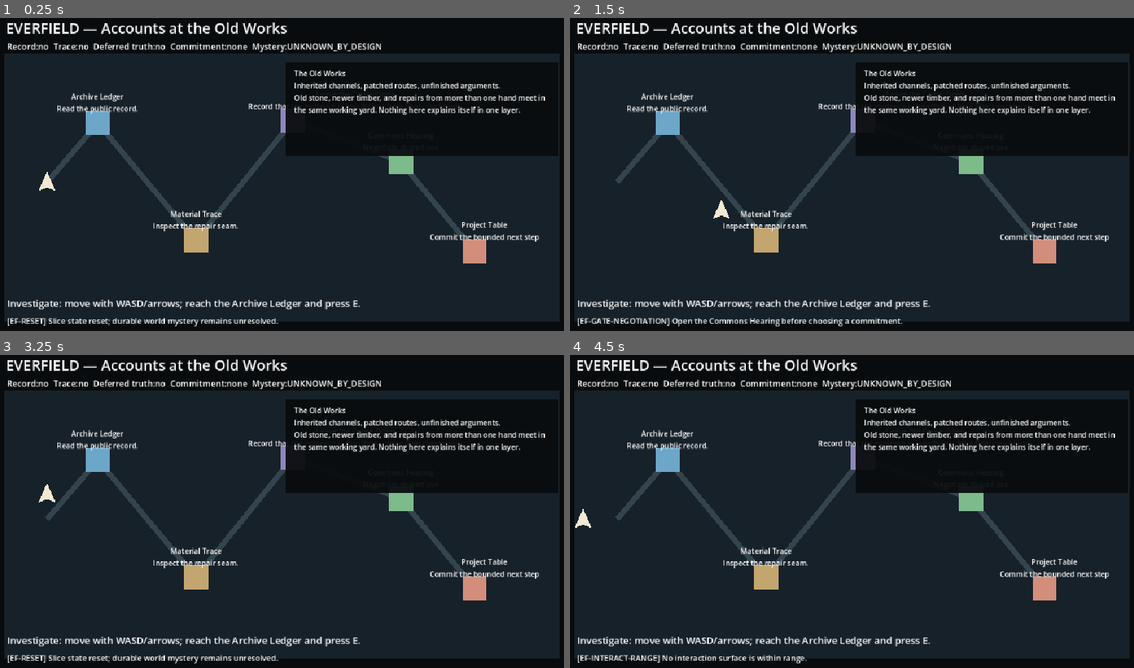
Above: before the commit, frames 1-4 (two rows, left to right).
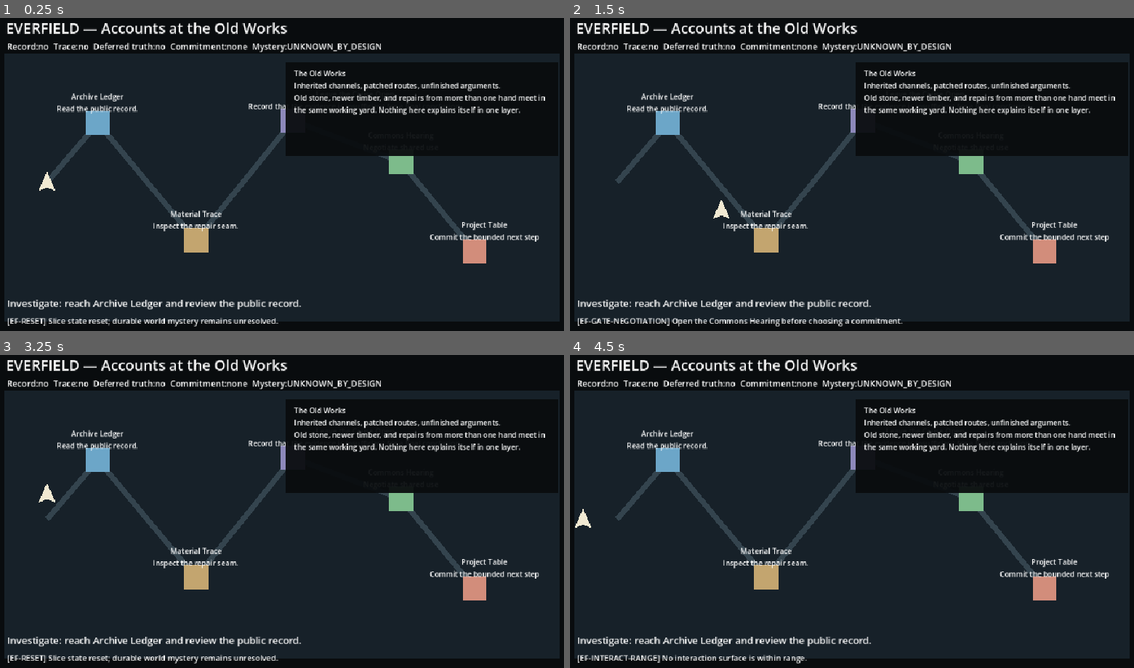
Above: after the commit, the same moments.

Repository: vokerg/everfield
Game: Godot game, scene res://main.tscn
Same seed, same stepped clock (60 frames per second), same inputs: the game is played once before the commit and once after it.
Inputs (mouse positions are in pixels of both pictures, inside the frame that each line leads up to):
- Up to frame 1 (0.25 s): no input
- Up to frame 2 (1.5 s): tap E at 0.5, 0.6, 1.25 s; move the mouse to (981, 155) at 0.52 s; hold D 0.53-1.28 s; click (981, 155) at 0.67 s; tap 1 at 0.8, 1.35 s; move the mouse to (733, 190) at 1.27 s; hold S from 1.28 s (still down)
- Up to frame 3 (3.25 s): tap 2 at 1.55, 2.1 s; move the mouse to (338, 436) at 2.02 s; release S at 2.03 s; hold D 2.03-2.78 s; tap 3 at 2.3, 2.85 s; move the mouse to (253, 574) at 2.77 s; hold W from 2.78 s (still down); click (253, 574) at 2.92 s; tap R at 3.05 s
- Up to frame 4 (4.5 s): move the mouse to (1026, 558) at 3.52 s; release W at 3.53 s; hold A from 3.53 s (still down); tap R at 3.6 s; tap E at 3.8, 4.25, 4.35 s; move the mouse to (677, 461) at 4.27 s

The runs differ from the first frame. In frame 1, 0.7% of the frame differs, in the area x 12-64%, y 90-94%; in frame 2, 0.7%; in frame 3, 0.7%; in frame 4, 0.7%.

Commit message:
[PLAN-v1][#1464] Wire published session, diagnostic and HUD components into playable

Diff:
--- a/game/main.gd
+++ b/game/main.gd
@@ -3,6 +3,9 @@
 const OldWorksPresentation = preload("res://components/old_works_world/old_works_world_presentation.gd")
 const CommonsHearingPresentation = preload("res://components/commons_hearing/commons_hearing_presentation.gd")
 const CommitmentConsequencePresentation = preload("res://components/commitment_consequences/commitment_consequence_presentation.gd")
+const SessionState = preload("res://components/session_state/session_state.gd")
+const DiagnosticCatalog = preload("res://components/diagnostics/diagnostic_catalog.gd")
+const HudObjectiveModel = preload("res://components/hud_objectives/hud_objective_model.gd")
 
 const PLAYER_SPEED := 230.0
 const INTERACT_RADIUS := 88.0
@@ -54,12 +57,17 @@
 var old_works_presentation: Variant
 var commons_hearing_presentation: Variant
 var consequence_presentation: Variant
-var state: Dictionary = {}
+var session_state: Variant
+var diagnostic_catalog: Variant
+var hud_objective_model: Variant
 
 func _ready() -> void:
     old_works_presentation = OldWorksPresentation.new()
     commons_hearing_presentation = CommonsHearingPresentation.new()
     consequence_presentation = CommitmentConsequencePresentation.new()
+    session_state = SessionState.new()
+    diagnostic_catalog = DiagnosticCatalog.new()
+    hud_objective_model = HudObjectiveModel.new()
     _build_world()
     reset_slice()
     print("[EVERFIELD][BOOT] Accounts at the Old Works first playable ready")
@@ -205,122 +213,146 @@
     add_child(diagnostic_label)
 
 func reset_slice() -> void:
-    state = {
-        "record_read": false,
-        "trace_inspected": false,
-        "deferred_truth": false,
-        "negotiation_open": false,
-        "commitment": "",
-        "completed": false,
-        "outcome": "",
-        "mystery_state": MYSTERY_STATE,
-        "history": [],
-    }
+    session_state.reset()
     if player != null:
         player.position = Vector2(92, 286)
-    _set_diagnostic("EF-RESET", "Slice state reset; durable world mystery remains unresolved.")
+    _emit_diagnostic("EF-RESET")
     _show_world_intro()
     _refresh_hud()
 
 func interact_nearest() -> bool:
     var station_id := _nearest_station_id()
     if station_id.is_empty():
-        _set_diagnostic("EF-INTERACT-RANGE", "No interaction surface is within range.")
+        _emit_diagnostic("EF-INTERACT-RANGE")
         return false
     return interact_with(station_id)
 
 func interact_with(station_id: String) -> bool:
     if not STATIONS.has(station_id):
-        _set_diagnostic("EF-INTERACT-UNKNOWN", "Unknown station: %s" % station_id, true)
+        _emit_diagnostic("EF-INTERACT-UNKNOWN", {"station_id": station_id})
         return false
 
+    var current: Dictionary = get_game_state()
     match station_id:
         "public_record":
-            state["record_read"] = true
-            _append_history("PUBLIC_RECORD_REVIEWED")
+            if not session_state.set_field("record_read", true):
+                return false
+            if not _append_history("PUBLIC_RECORD_REVIEWED"):
+                return false
             _show_old_works_station("public_record")
-            _set_diagnostic("EF-INVESTIGATE-RECORD", "Reviewed Archive Ledger presentation; competing accounts remain claims, not findings.")
+            _emit_diagnostic("EF-INVESTIGATE-RECORD")
         "material_trace":
-            state["trace_inspected"] = true
-            _append_history("MATERIAL_TRACE_INSPECTED")
+            if not session_state.set_field("trace_inspected", true):
+                return false
+            if not _append_history("MATERIAL_TRACE_INSPECTED"):
+                return false
             _show_old_works_station("material_trace")
-            _set_diagnostic("EF-INVESTIGATE-TRACE", "Reviewed Material Trace presentation; alteration evidence does not select a causal winner.")
+            _emit_diagnostic("EF-INVESTIGATE-TRACE")
         "defer_conclusion":
-            if not state["record_read"]:
-                _set_diagnostic("EF-GATE-DEFER", "Review the public record before explicitly deferring a conclusion.")
-                return false
-            state["deferred_truth"] = true
-            _append_history("TRUTH_CONCLUSION_DEFERRED")
+            if not bool(current["record_read"]):
+                _emit_diagnostic("EF-GATE-DEFER")
+                return false
+            if not session_state.set_field("deferred_truth", true):
+                return false
+            if not _append_history("TRUTH_CONCLUSION_DEFERRED"):
+                return false
             _show_old_works_station("defer_conclusion")
-            _set_diagnostic("EF-INVESTIGATE-DEFER", "Conclusion deferred by design; uncertainty is a legal route.")
+            _emit_diagnostic("EF-INVESTIGATE-DEFER")
         "commons_hearing":
             if not _investigation_ready():
-                _set_diagnostic("EF-GATE-INVESTIGATION", "Read the public record and inspect the material trace or explicitly defer conclusion before negotiating.")
-                return false
-            state["negotiation_open"] = true
-            _append_history("COMMONS_HEARING_OPENED")
+                _emit_diagnostic("EF-GATE-INVESTIGATION")
+                return false
+            if not session_state.set_field("negotiation_open", true):
+                return false
+            if not _append_history("COMMONS_HEARING_OPENED"):
+                return false
             _show_hearing_opening()
-            _set_diagnostic("EF-NEGOTIATE", "Choose: [1] repair pilot, [2] records-first, or [3] defer commitment.")
+            _emit_diagnostic("EF-NEGOTIATE")
         "project_table":
-            if String(state["commitment"]).is_empty():
-                _set_diagnostic("EF-GATE-COMMITMENT", "A supported public commitment is required before the project table can close the loop.")
-                return false
-            state["completed"] = true
-            if state["commitment"] == "repair_pilot":
-                state["outcome"] = "BOUNDED_REPAIR_PILOT_STARTED"
-            else:
-                state["outcome"] = "RECORDS_FIRST_PACKAGE_FILED"
-            _append_history(String(state["outcome"]))
-            _show_consequence(String(state["outcome"]))
-            _set_diagnostic("EF-SLICE-COMPLETE", "First-playable loop complete; mystery remains UNKNOWN_BY_DESIGN.")
+            var commitment := String(current["commitment"])
+            if commitment.is_empty():
+                _emit_diagnostic("EF-GATE-COMMITMENT")
+                return false
+            var outcome := "BOUNDED_REPAIR_PILOT_STARTED" if commitment == "repair_pilot" else "RECORDS_FIRST_PACKAGE_FILED"
+            if not session_state.set_field("outcome", outcome):
+                return false
+            if not session_state.set_field("completed", true):
+                return false
+            if not _append_history(outcome):
+                return false
+            _show_consequence(outcome)
+            _emit_diagnostic("EF-SLICE-COMPLETE")
 
     _refresh_hud()
     return true
 
 func choose_commitment(choice: String) -> bool:
-    if not state["negotiation_open"]:
-        _set_diagnostic("EF-GATE-NEGOTIATION", "Open the Commons Hearing before choosing a commitment.")
+    if not bool(get_game_state()["negotiation_open"]):
+        _emit_diagnostic("EF-GATE-NEGOTIATION")
         return false
 
     match choice:
         "repair_pilot":
-            state["commitment"] = "repair_pilot"
-            state["negotiation_open"] = false
-            _append_history("COMMITMENT_REPAIR_PILOT")
+            if not session_state.set_field("commitment", "repair_pilot"):
+                return false
+            if not session_state.set_field("negotiation_open", false):
+                return false
+            if not _append_history("COMMITMENT_REPAIR_PILOT"):
+                return false
             _show_hearing_and_consequence("repair_pilot", "COMMITMENT_REPAIR_PILOT")
-            _set_diagnostic("EF-COMMIT-REPAIR", "Repair pilot selected: bounded and conditionally reversible.")
+            _emit_diagnostic("EF-COMMIT-REPAIR")
         "records_first":
-            state["commitment"] = "records_first"
-            state["negotiation_open"] = false
-            _append_history("COMMITMENT_RECORDS_FIRST")
+            if not session_state.set_field("commitment", "records_first"):
+                return false
+            if not session_state.set_field("negotiation_open", false):
+                return false
+            if not _append_history("COMMITMENT_RECORDS_FIRST"):
+                return false
             _show_hearing_and_consequence("records_first", "COMMITMENT_RECORDS_FIRST")
-            _set_diagnostic("EF-COMMIT-RECORDS", "Records-first selected: document and limit use before broader repair.")
+            _emit_diagnostic("EF-COMMIT-RECORDS")
         "defer":
-            state["commitment"] = ""
-            state["negotiation_open"] = false
-            _append_history("PUBLIC_COMMITMENT_DEFERRED")
+            if not session_state.set_field("commitment", ""):
+                return false
+            if not session_state.set_field("negotiation_open", false):
+                return false
+            if not _append_history("PUBLIC_COMMITMENT_DEFERRED"):
+                return false
             _show_hearing_and_consequence("defer", "PUBLIC_COMMITMENT_DEFERRED")
-            _set_diagnostic("EF-COMMIT-DEFER", "Commitment deferred; the hearing may be reopened without erasing history.")
+            _emit_diagnostic("EF-COMMIT-DEFER")
         _:
-            _set_diagnostic("EF-COMMIT-UNKNOWN", "Unsupported commitment choice: %s" % choice, true)
+            _emit_diagnostic("EF-COMMIT-UNKNOWN", {"choice": choice})
             return false
 
     _refresh_hud()
     return true
 
 func get_game_state() -> Dictionary:
-    return state.duplicate(true)
+    # A deep-copy snapshot is the only public state view; gameplay state lives
+    # exclusively inside the reviewed bounded session-state component.
+    return session_state.snapshot()
 
 func get_presentation_text() -> String:
     return presentation_label.text if presentation_label != null else ""
 
+func get_hud_view() -> Dictionary:
+    return hud_objective_model.build_view(get_game_state(), _hud_station_metadata())
+
+func _hud_station_metadata() -> Dictionary:
+    var metadata := {}
+    for station_id in STATIONS:
+        var station_data: Dictionary = STATIONS[station_id]
+        metadata[station_id] = {"title": String(_station_display(String(station_id), station_data)["title"])}
+    return metadata
+
 func _investigation_ready() -> bool:
-    return bool(state["record_read"]) and (bool(state["trace_inspected"]) or bool(state["deferred_truth"]))
-
-func _append_history(event_id: String) -> void:
-    var history: Array = state["history"]
-    history.append(event_id)
+    var current: Dictionary = get_game_state()
+    return bool(current["record_read"]) and (bool(current["trace_inspected"]) or bool(current["deferred_truth"]))
+
+func _append_history(event_id: String) -> bool:
+    if not session_state.append_history(event_id):
+        return false
     print("[EVERFIELD][STATE] %s" % event_id)
+    return true
 
 func _nearest_station_id() -> String:
     if player == null:
@@ -460,38 +492,22 @@
     objective_label.text = "[E] %s — %s" % [display["title"], display["hint"]]
 
 func _refresh_hud() -> void:
-    if objective_label == null:
+    if objective_label == null or status_label == null:
         return
-
-    if bool(state["completed"]):
-        objective_label.text = "Loop complete: %s — press R to reset." % state["outcome"]
-    elif not bool(state["record_read"]):
-        objective_label.text = "Investigate: move with WASD/arrows; reach the Archive Ledger and press E."
-    elif not _investigation_ready():
-        objective_label.text = "Investigate: inspect the Material Trace OR explicitly Leave the Cause Open."
-    elif bool(state["negotiation_open"]):
-        objective_label.text = "Commons Hearing: [1] repair pilot · [2] records-first · [3] defer commitment."
-    elif String(state["commitment"]).is_empty():
-        objective_label.text = "Negotiate: reach the Commons Hearing and press E."
-    else:
-        objective_label.text = "Commit: reach the Project Table and press E to complete the bounded loop."
-
-    status_label.text = "Record:%s  Trace:%s  Deferred truth:%s  Commitment:%s  Mystery:%s" % [
-        _flag(state["record_read"]),
-        _flag(state["trace_inspected"]),
-        _flag(state["deferred_truth"]),
-        String(state["commitment"]) if not String(state["commitment"]).is_empty() else "none",
-        state["mystery_state"],
-    ]
-
-func _set_diagnostic(code: String, message: String, is_error: bool = false) -> void:
-    var line := "[%s] %s" % [code, message]
+    var view: Dictionary = get_hud_view()
+    objective_label.text = String(view.get("objective", "[EF-HUD-STATE] Invalid bounded session state."))
+    if view.get("phase", "") == "COMPLETE":
+        objective_label.text += " Press R to reset."
+    status_label.text = String(view.get("status", "Mystery:UNKNOWN_BY_DESIGN"))
+
+func _emit_diagnostic(code: String, context: Dictionary = {}) -> void:
+    # The published catalog owns all messages, dynamic context and error flags.
+    # Missing/unknown codes are returned as visibly fail-closed errors.
+    var payload: Dictionary = diagnostic_catalog.get_diagnostic(code, context)
+    var line := "[%s] %s" % [payload["code"], payload["message"]]
     if diagnostic_label != null:
         diagnostic_label.text = line
-    if is_error:
+    if not bool(payload.get("ok", false)) or bool(payload.get("is_error", true)):
         push_error(line)
     else:
         print("[EVERFIELD][DIAG] %s" % line)
-
-func _flag(value: Variant) -> String:
-    return "yes" if bool(value) else "no"
